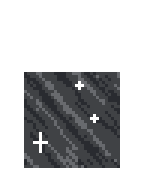
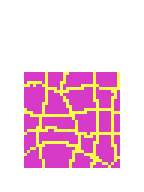
Layer changes from the first 144 × 192 image to the second:
added group "Gruppe 2" with 7 layers above "Gruppe 1" over [24, 72, 120, 168]
added layer "Ebene 4" in group "Gruppe 2" over [24, 72, 120, 168]
added layer "Ebene 3 Kopie 2" in group "Gruppe 2" over [24, 72, 120, 168]
hid group "Gruppe 1" (4 layers) over [24, 72, 120, 168]
hid "Ebene 3 Kopie", painted on it over [33, 81, 99, 153]
painted on "Ebene 3" over [24, 72, 120, 168]
